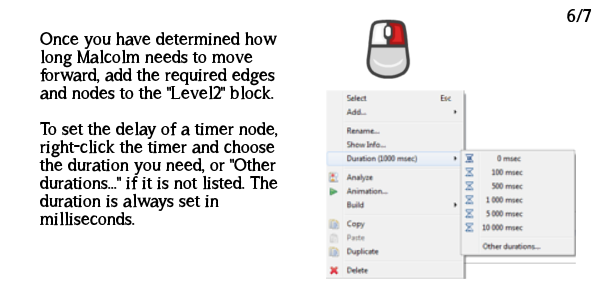
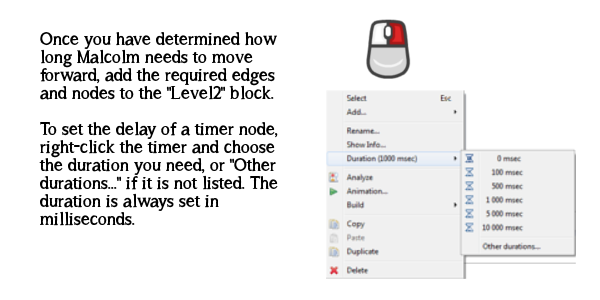
Layer changes from the first 600 × 300 image to the second:
painted on "6/7" over [567, 8, 592, 23]
